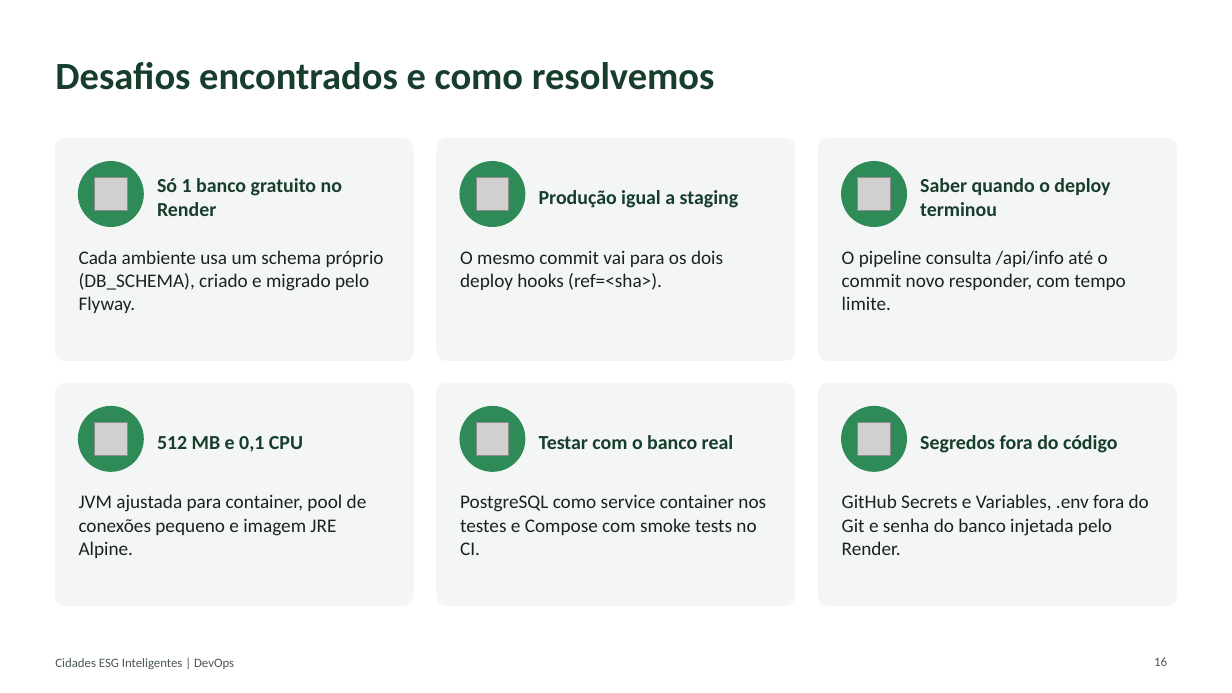
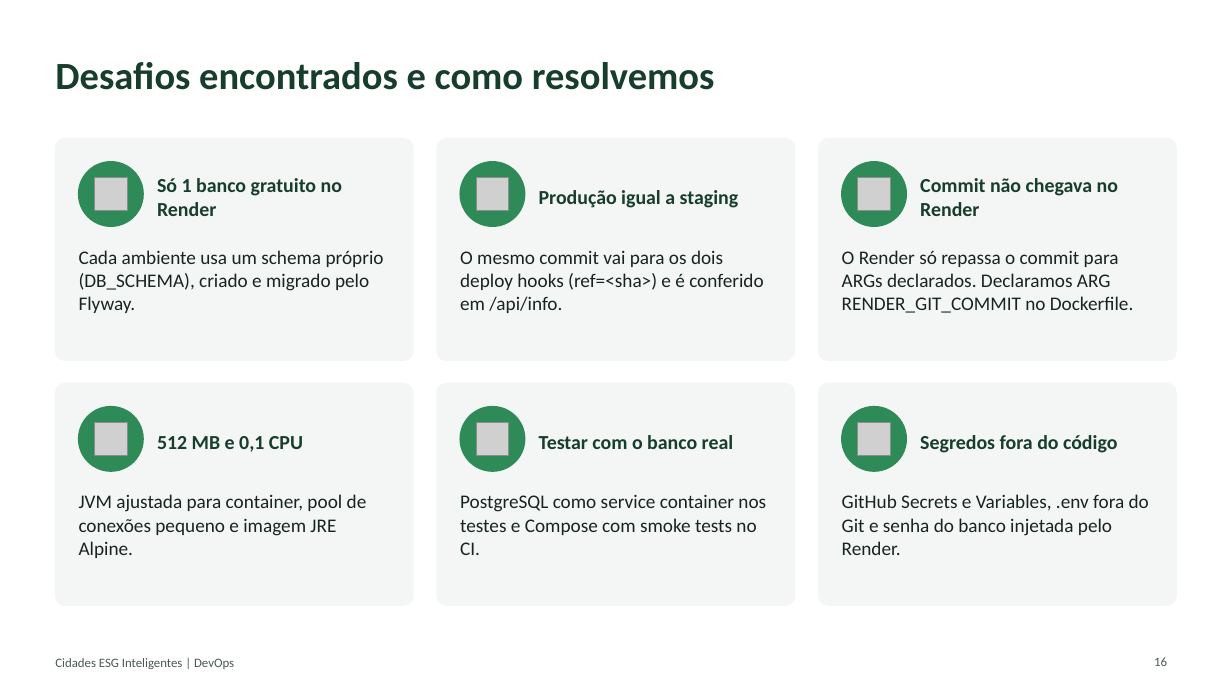
Before and after one commit to Julhaalmeida/cidades-esg-inteligentes, a slide deck: slide 16 of docs/Documentacao-Tecnica-Cidades-ESG.pptx. Drawn at 1232x693 pixels with LibreOffice and Linux fonts; fonts in the diff are those of the drawing; grey boxes stand for pictures. Boxes give left, top, right and bottom in pixels: in the first picture for what was removed or moved away, otherwise in the second. Text is boxed around its words. In the diff, an @@ line names an element or a change of style, - is before the commit and + after.

```diff
--- a/docs/Documentacao-Tecnica-Cidades-ESG.pptx
+++ b/docs/Documentacao-Tecnica-Cidades-ESG.pptx
@@ text at box(920, 178, 1118, 216): text changed @@
-Saber quando o deploy terminou
+Commit não chegava no Render
@@ text at box(460, 250, 763, 313): text changed @@
-O mesmo commit vai para os dois deploy hooks (ref=<sha>).
+O mesmo commit vai para os dois deploy hooks (ref=<sha>) e é conferido em /api/info.
@@ text at box(842, 250, 1133, 313): text changed @@
-O pipeline consulta /api/info até o commit novo responder, com tempo limite.
+O Render só repassa o commit para ARGs declarados. Declaramos ARG RENDER_GIT_COMMIT no Dockerfile.
```
Also in this commit, not shown: 8 other slides changed, 16 other files.
